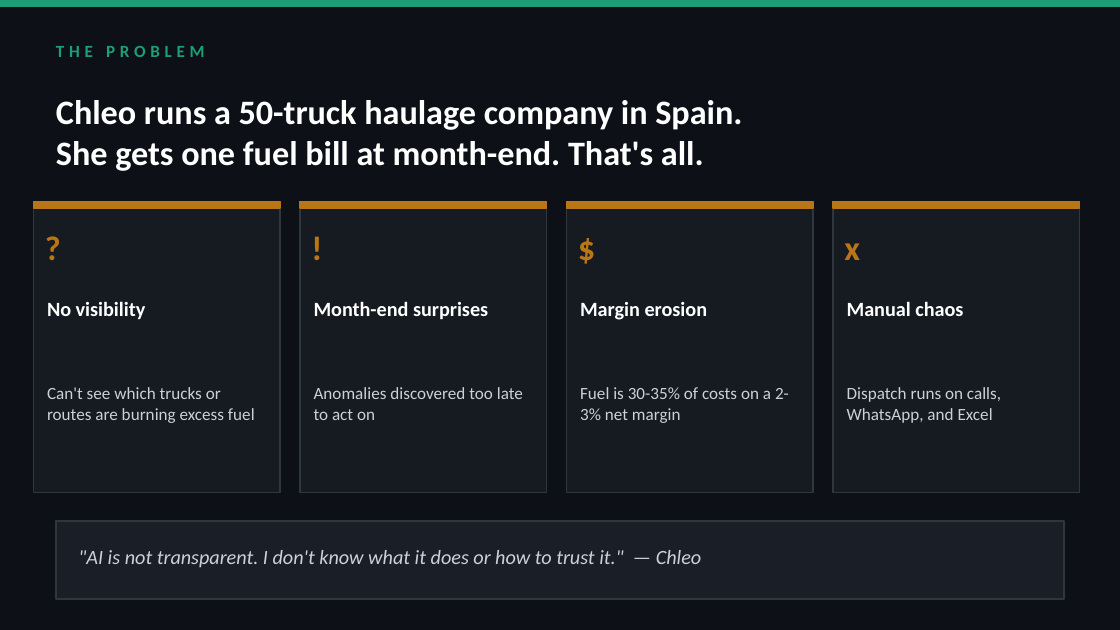
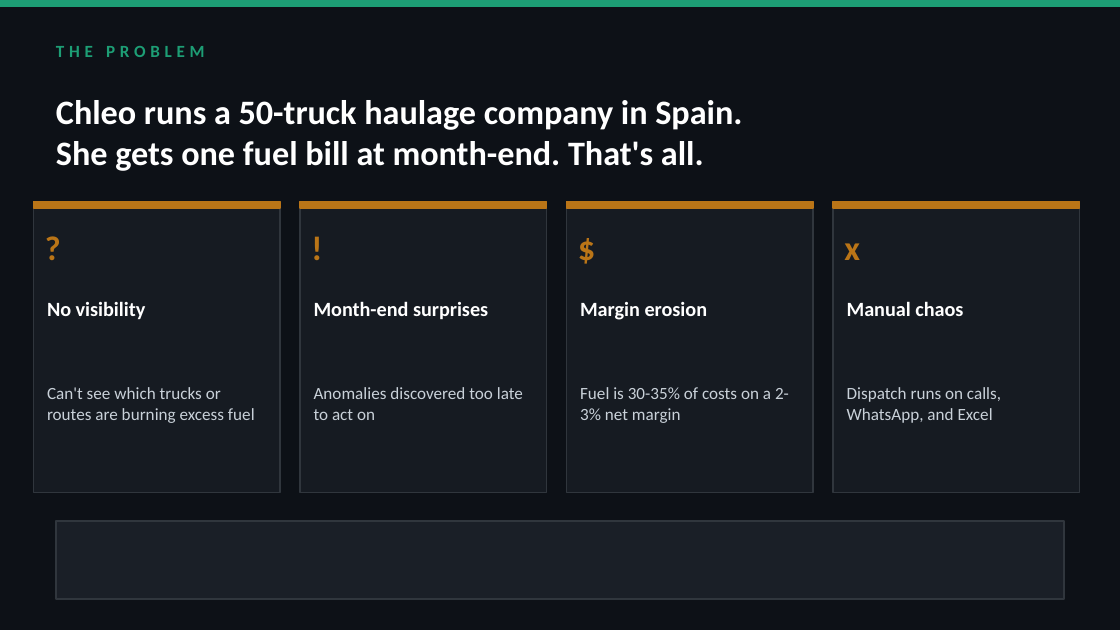
Before and after one commit to pbiain/My_Projects, a slide deck: slide 2 of WEEK_7/Day_4/Fleet Cost Intelligence Dashboard.pptx. Drawn at 1120x630 pixels with LibreOffice and Linux fonts; fonts in the diff are those of the drawing. Boxes give left, top, right and bottom in pixels: in the first picture for what was removed or moved away, otherwise in the second. Text is boxed around its words. In the diff, an @@ line names an element or a change of style, - is before the commit and + after.

```diff
--- a/WEEK_7/Day_4/Fleet Cost Intelligence Dashboard.pptx
+++ b/WEEK_7/Day_4/Fleet Cost Intelligence Dashboard.pptx
@@ text removed at (x1=78, y1=550, x2=702, y2=568) @@
-"AI is not transparent. I don't know what it does or how to trust it." — Chleo
```
Also in this commit, not shown: 2 other slides changed, 2 other files.
